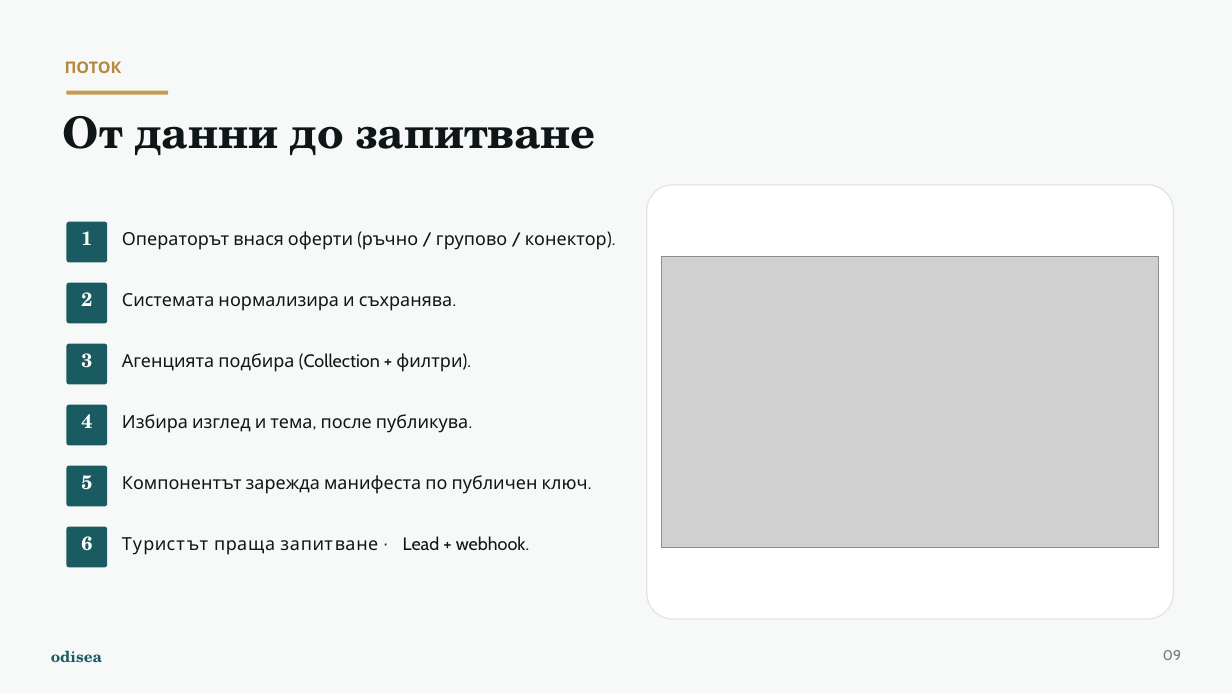
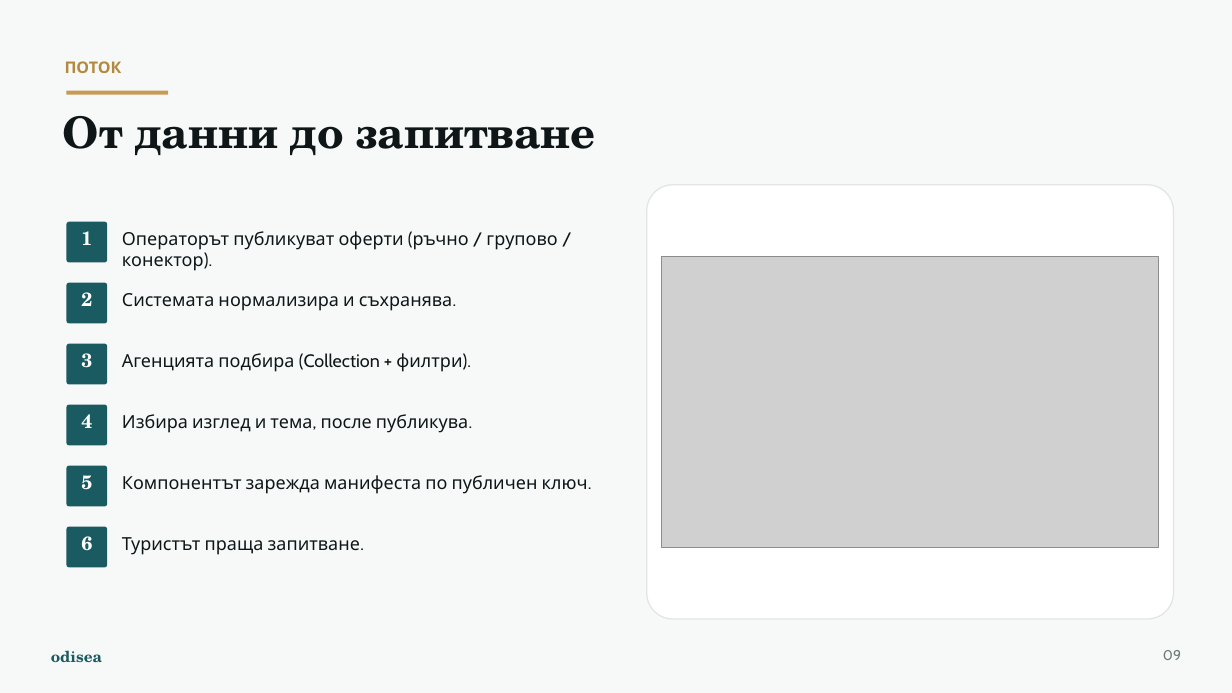
Before and after one commit to odisea-network/odisea, a slide deck: slide 5 of docs/presentation/Odisea_Prezentatsiya.pptx (slide 6 before the commit). Drawn at 1232x693 pixels with LibreOffice and Linux fonts; fonts in the diff are those of the drawing; grey boxes stand for pictures. Boxes give left, top, right and bottom in pixels: in the first picture for what was removed or moved away, otherwise in the second. Text is boxed around its words. In the diff, an @@ line names an element or a change of style, - is before the commit and + after.

```diff
--- a/docs/presentation/Odisea_Prezentatsiya.pptx
+++ b/docs/presentation/Odisea_Prezentatsiya.pptx
@@ text at box(122, 231, 557, 271): text changed @@
-Операторът внася оферти (ръчно / групово / конектор).
+Операторът публикуват оферти (ръчно / групово / конектор).
@@ text at box(122, 537, 360, 555): text changed @@
-Туристът праща запитване → Lead + webhook.
+Туристът праща запитване.
```
Also in this commit, not shown: 6 other slides changed, 1 slide removed.
